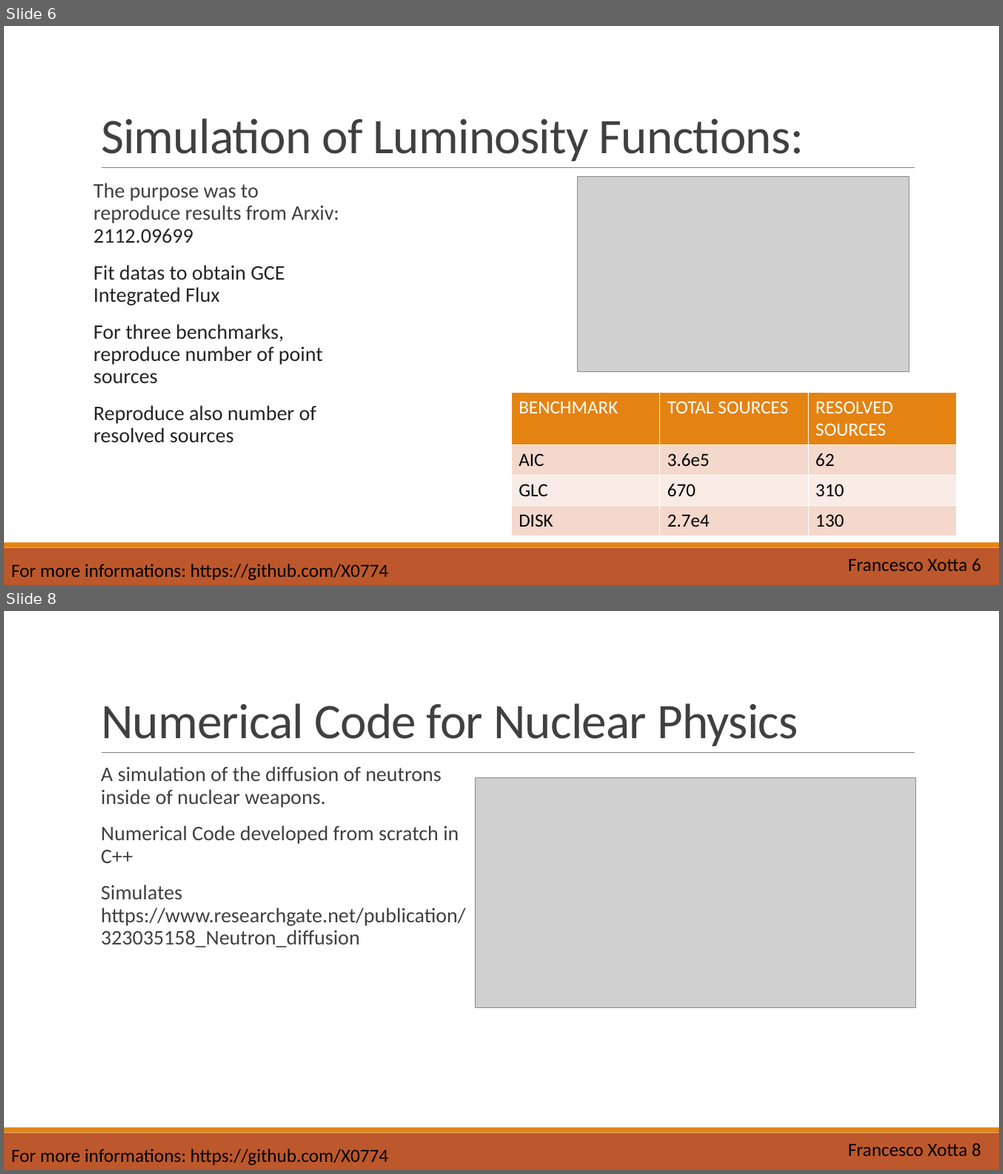
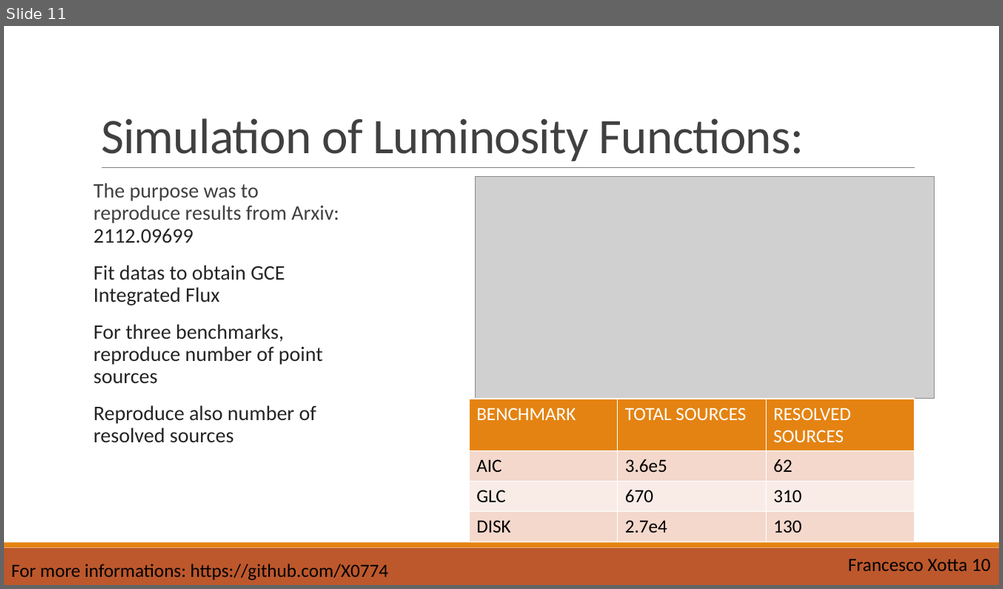
Before and after one commit to X0774/SimulationofGCE, a slide deck: Presentation.pptm. Shown one above the other, each under a label of ours: slides 6 and 8 before the commit, slide 11 after it; the slides between them are not shown. The pictures are 1003x1174 and 1003x589 pixels, drawn with LibreOffice and Linux fonts; fonts in the diff are those of the drawing; grey boxes stand for pictures. Boxes give left, top, right and bottom in pixels: in the first picture for what was removed or moved away, otherwise in the second. Text is boxed around its words. In the diff, an @@ line names an element or a change of style, - is before the commit and + after.

```diff
--- a/Presentation.pptm
+++ b/Presentation.pptm
@@ slide 8 removed at box(4, 611, 999, 1170), background #FFFFFF; not listed: 3 template elements that a slide beside it also shows @@
@@ title removed at box(101, 703, 798, 746) @@
-Numerical Code for Nuclear Physics
@@ text removed at box(101, 766, 466, 948) @@
-  A simulation of the diffusion of neutrons inside of nuclear weapons.
-  Numerical Code developed from scratch in C++
-  Simulates https://www.researchgate.net/publication/323035158_Neutron_diffusion
@@ picture removed at box(475, 778, 915, 1008) @@
@@ text removed at box(11, 1149, 388, 1166) @@
-For more informations: https://github.com/X0774
@@ text removed at box(848, 1144, 981, 1156) @@
-Francesco Xotta 8
@@ what was slide 6 is now slide 11 @@
@@ slide 11 changed as well @@
@@ picture: place and size @@
-picture at box(577, 177, 909, 372)
+picture at box(475, 177, 934, 399)
@@ table: place and size @@
-table at box(512, 392, 957, 536)
+table at box(469, 399, 914, 543)
@@ text at box(848, 559, 990, 571): text changed @@
-Francesco Xotta 6
+Francesco Xotta 10
```
Also in this commit, not shown: 6 other slides changed, 6 slides added, 1 other slide removed.
